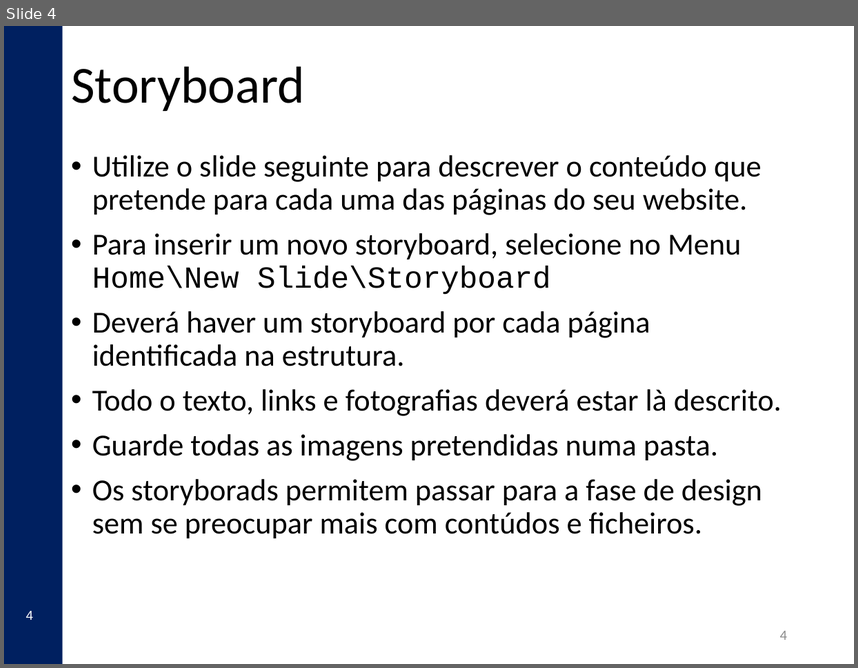
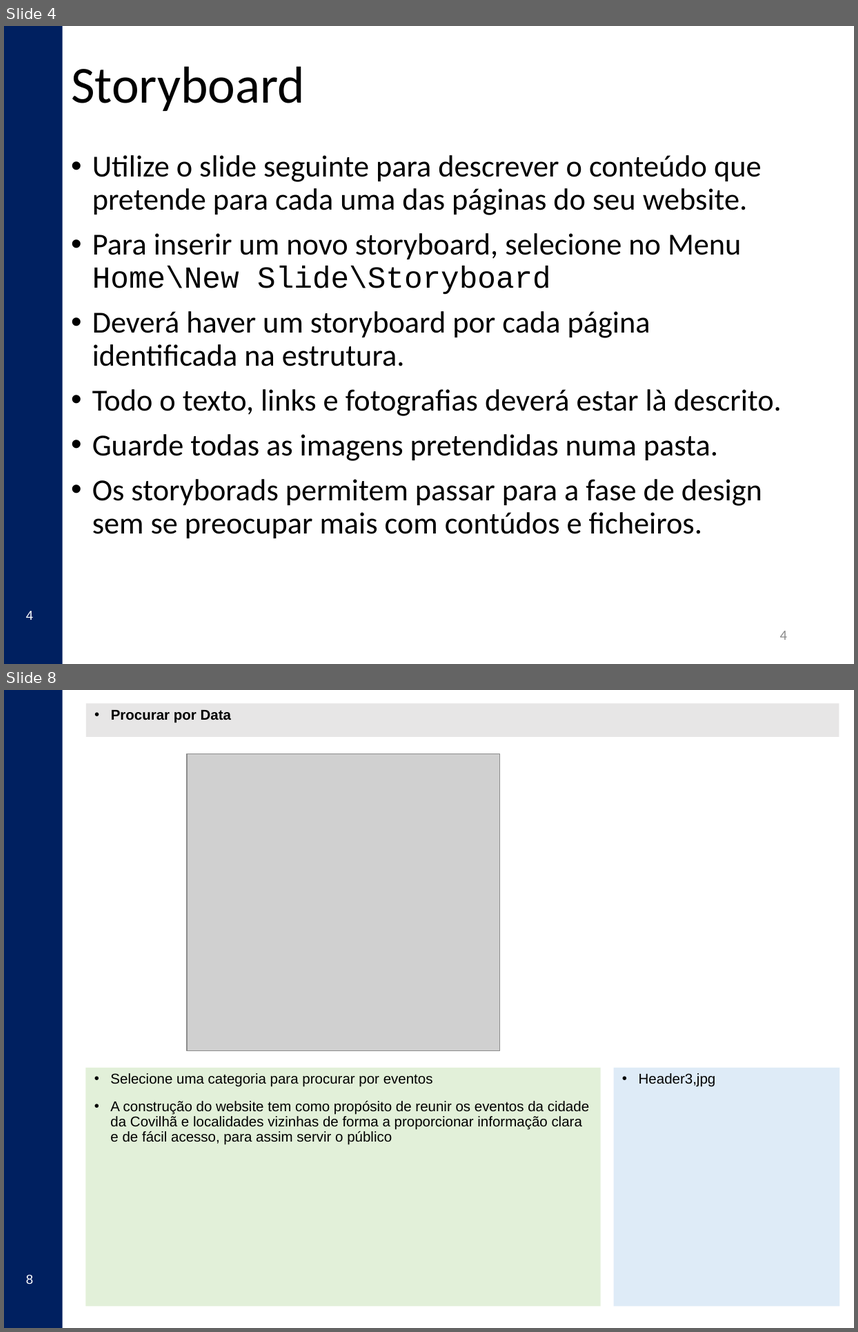
Before and after one commit to Gabulhas/CompWeb, a slide deck: UBI_CompWeb_2018_templates.pptx. Shown one above the other, each under a label of ours: slide 4 before the commit, slides 4 and 8 after it; the slides between them are not shown. The pictures are 858x668 and 858x1332 pixels, drawn with LibreOffice and Linux fonts; fonts in the diff are those of the drawing; grey boxes stand for pictures; background and template pictures are left out. Boxes give left, top, right and bottom in pixels: in the first picture for what was removed or moved away, otherwise in the second. Text is boxed around its words. In the diff, an @@ line names an element or a change of style, - is before the commit and + after.

```diff
--- a/UBI_CompWeb_2018_templates.pptx
+++ b/UBI_CompWeb_2018_templates.pptx
@@ slide 8 added at (x1=4, y1=690, x2=854, y2=1328), background #FFFFFF; not listed: 3 template elements that a slide beside it also shows @@
@@ text added at (x1=85, y1=704, x2=839, y2=737), fill #E7E6E6, 12 pt, text #000000, bold @@
+• Procurar por Data
@@ picture added at (x1=187, y1=753, x2=499, y2=1050) @@
@@ text added at (x1=85, y1=1067, x2=601, y2=1306), fill #E2F0D9, 12 pt, text #000000 @@
+• Selecione uma categoria para procurar por eventos
+• A construção do website tem como propósito de reunir os eventos da cidade da Covilhã e localidades vizinhas de forma a proporcionar informação clara e de fácil acesso, para assim servir o público
@@ text added at (x1=613, y1=1067, x2=840, y2=1306), fill #DEEBF7, 12 pt, text #000000 @@
+• Header3,jpg
```
Also in this commit, not shown: 2 slides changed, 3 other slides added, 10 slides removed, 5 other files.
